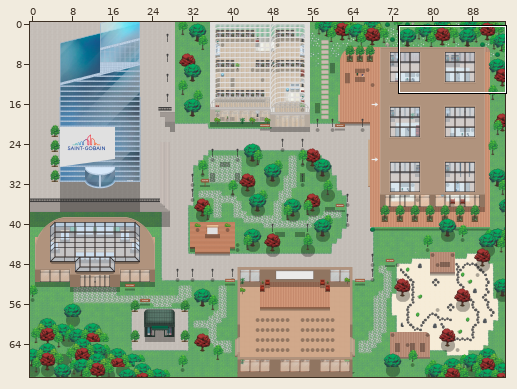
Two states of a Tiled map (JSON), v2-wa-st-gobain.tmj. The first picture is a wide view before the edit; the outline marks the close-up.
Close-up. The starting point:
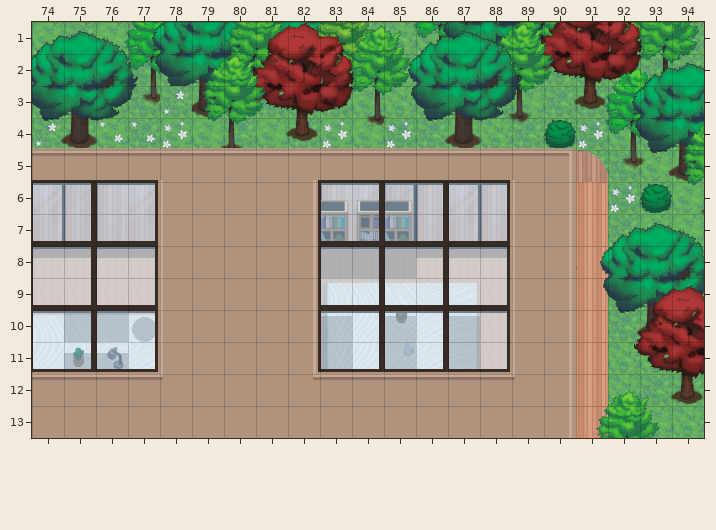
Cells are 32x32 px. Shown: x 74..94, y 1..13. The commit also changed other parts of the map, which this record leaves out. Not drawn, because the pictures are missing: unchanged layer "furniture/furniture1".
The result:
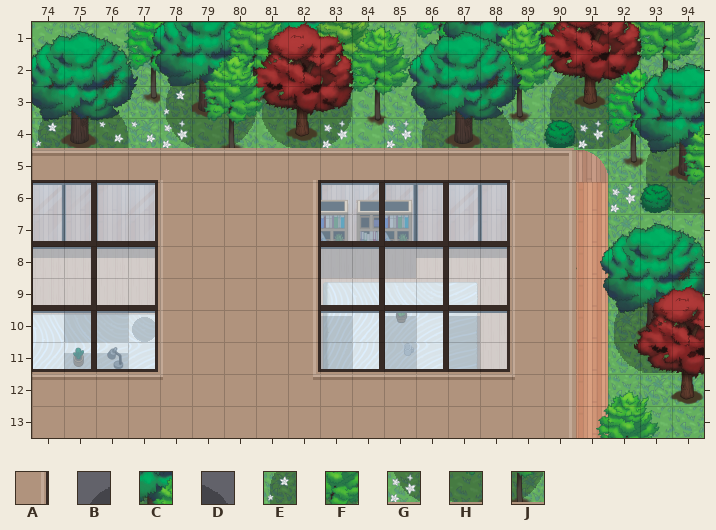
Key: from "TEST_AssetVillage": A 3212, B 3347, C 3348, D 3349, E 3411, F 3413, G 3475, H 3476, J 3477.
_ is an empty cell.
See-through tiles are keyed as they look on the map.
What changed:
Layer "Shadow":
y 2: x 79 _ -> C; x 90..92 ___ -> BCD
y 3: x 75..76 __ -> CD; x 78..83 ______ -> EAFEAF; x 87..88 __ -> CD; x 90..92 ___ -> EAF
y 4: x 74..76 ___ -> EAF; x 78..83 ______ -> GHJGHJ; x 86..88 ___ -> EAF; x 90..92 ___ -> GHJ; x 94 _ -> C
y 5: x 93..94 __ -> EA
y 6: x 93..94 __ -> GH
y 9: x 93 _ -> C
y 10: x 92..94 ___ -> EAF
y 11: x 92..93 __ -> GH
Where, in picture pixels (left, top, right, bottom), the same in both close-ups:
added: (166, 77, 352, 148)
added: (550, 74, 704, 213)
added: (38, 108, 128, 148)
added: (422, 108, 512, 148)
added: (614, 303, 697, 373)
